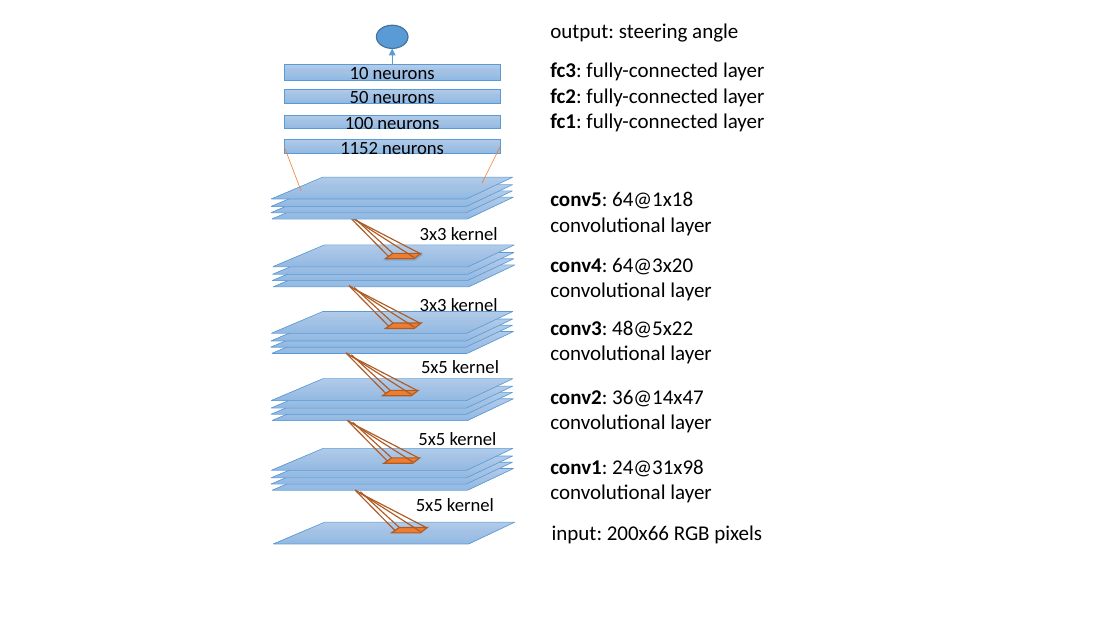
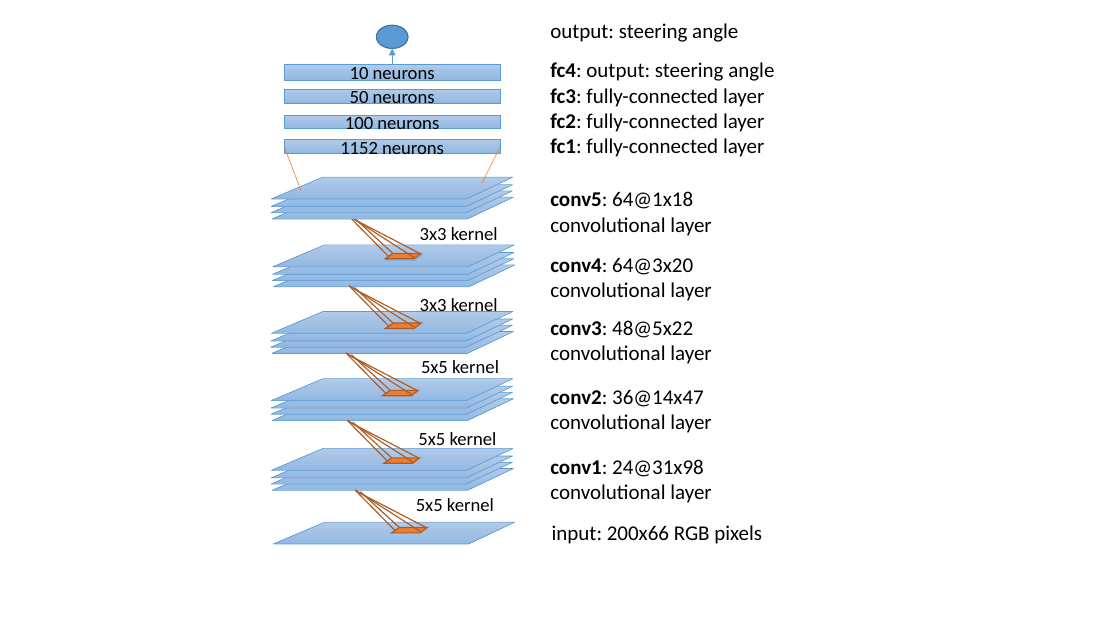
Before and after one commit to heechul/picar, a slide deck: slide 1 of paper/figs/architecture.pptx. Drawn at 1120x630 pixels with LibreOffice and Linux fonts; fonts in the diff are those of the drawing. Boxes give left, top, right and bottom in pixels: in the first picture for what was removed or moved away, otherwise in the second. Text is boxed around its words. In the diff, an @@ line names an element or a change of style, - is before the commit and + after.

Commit message:
Update figure 3
Added the final connect layer (10 to 1) as the output layer.

```diff
--- a/paper/figs/architecture.pptx
+++ b/paper/figs/architecture.pptx
@@ text at (x1=550, y1=62, x2=774, y2=81): paragraph added @@
+fc4: output: steering angle
```
Also in this commit, not shown: 1 other file.
